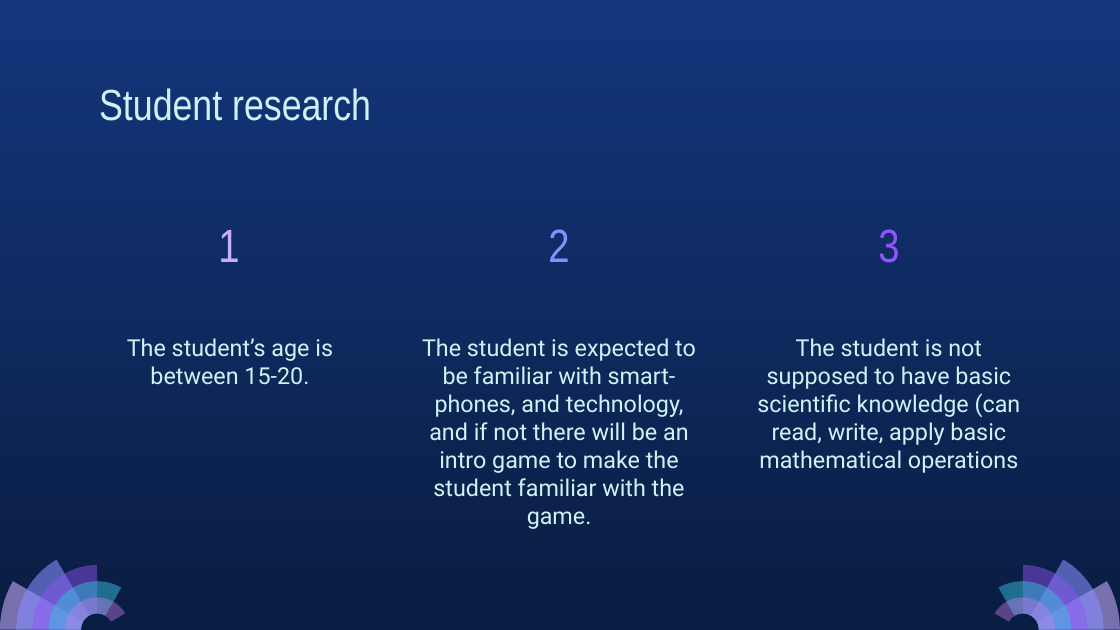
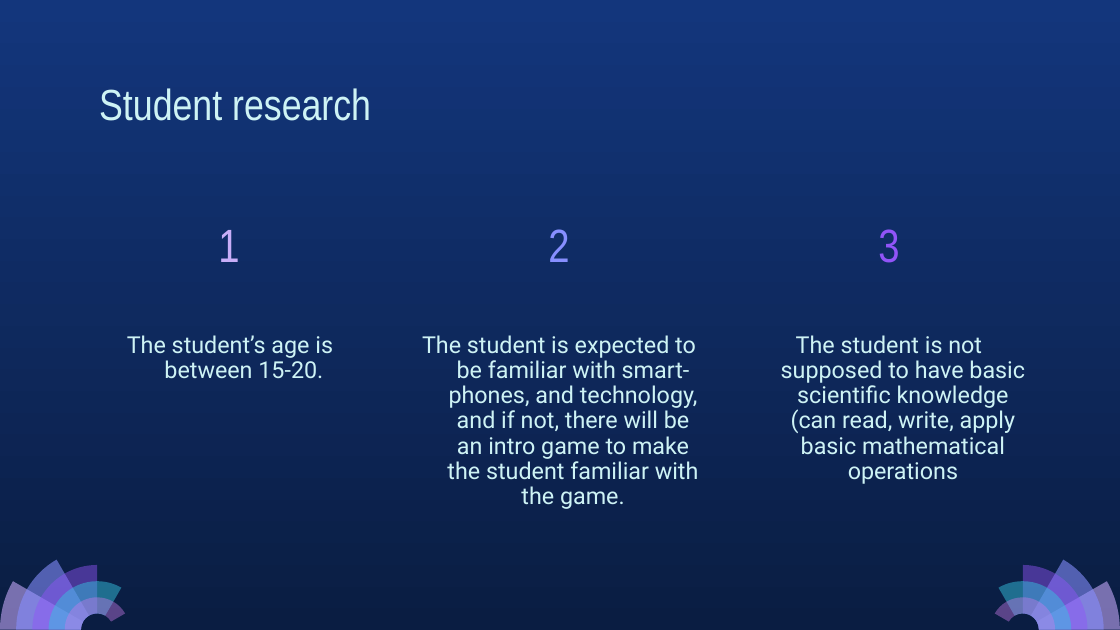
Before and after one commit to Abdullahaml1/cse608-assignments, a slide deck: slide 22 of Assignment_2/Assignment_2_presentation.pptx. Drawn at 1120x630 pixels with LibreOffice and Linux fonts; fonts in the diff are those of the drawing. Boxes give left, top, right and bottom in pixels: in the first picture for what was removed or moved away, otherwise in the second. Text is boxed around its words. In the diff, an @@ line names an element or a change of style, - is before the commit and + after.

```diff
--- a/Assignment_2/Assignment_2_presentation.pptx
+++ b/Assignment_2/Assignment_2_presentation.pptx
@@ subtitle "The student’s age is between ..." at [127, 335, 333, 378]: indent changed; line spacing 1 to 0.9; more space between paragraphs @@
@@ subtitle "The student is not supposed ..." at [781, 335, 1025, 484]: indent changed; line spacing 1 to 0.9; more space between paragraphs @@
@@ subtitle at [422, 335, 699, 509]: text changed @@
-The student is expected to be familiar with smart-phones, and technology, and if not there will be an intro game to make the student familiar with the game.
+The student is expected to be familiar with smart-phones, and technology, and if not, there will be an intro game to make the student familiar with the game.
```
Also in this commit, not shown: 8 other slides changed, 3 other files.
